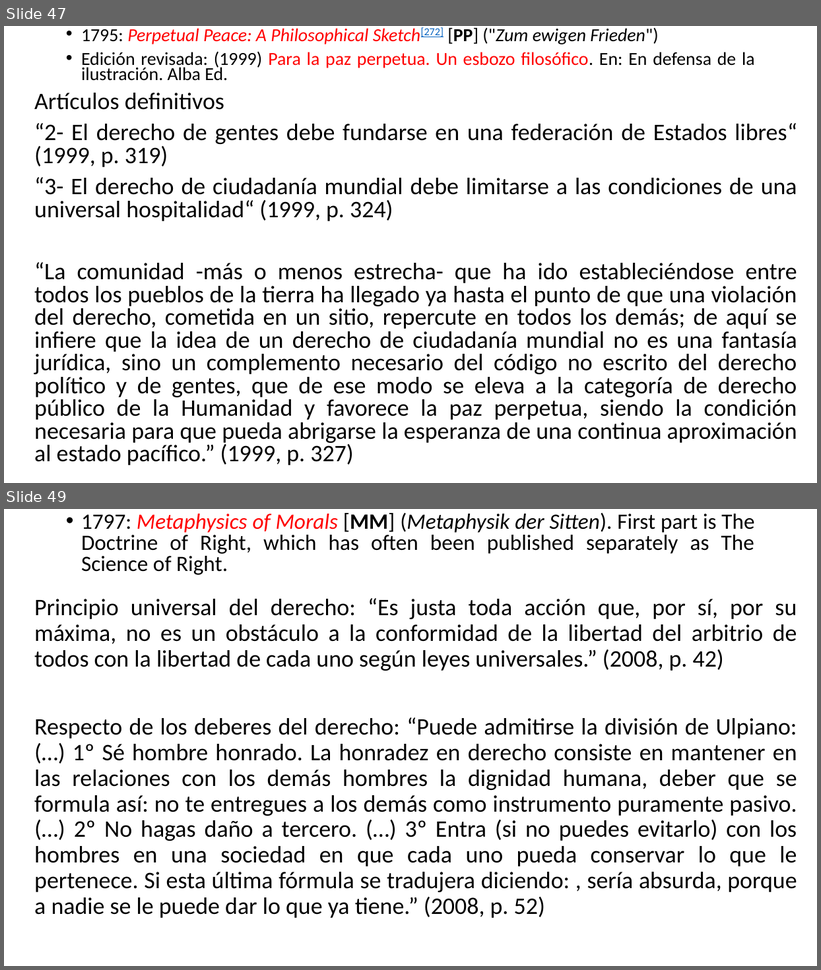
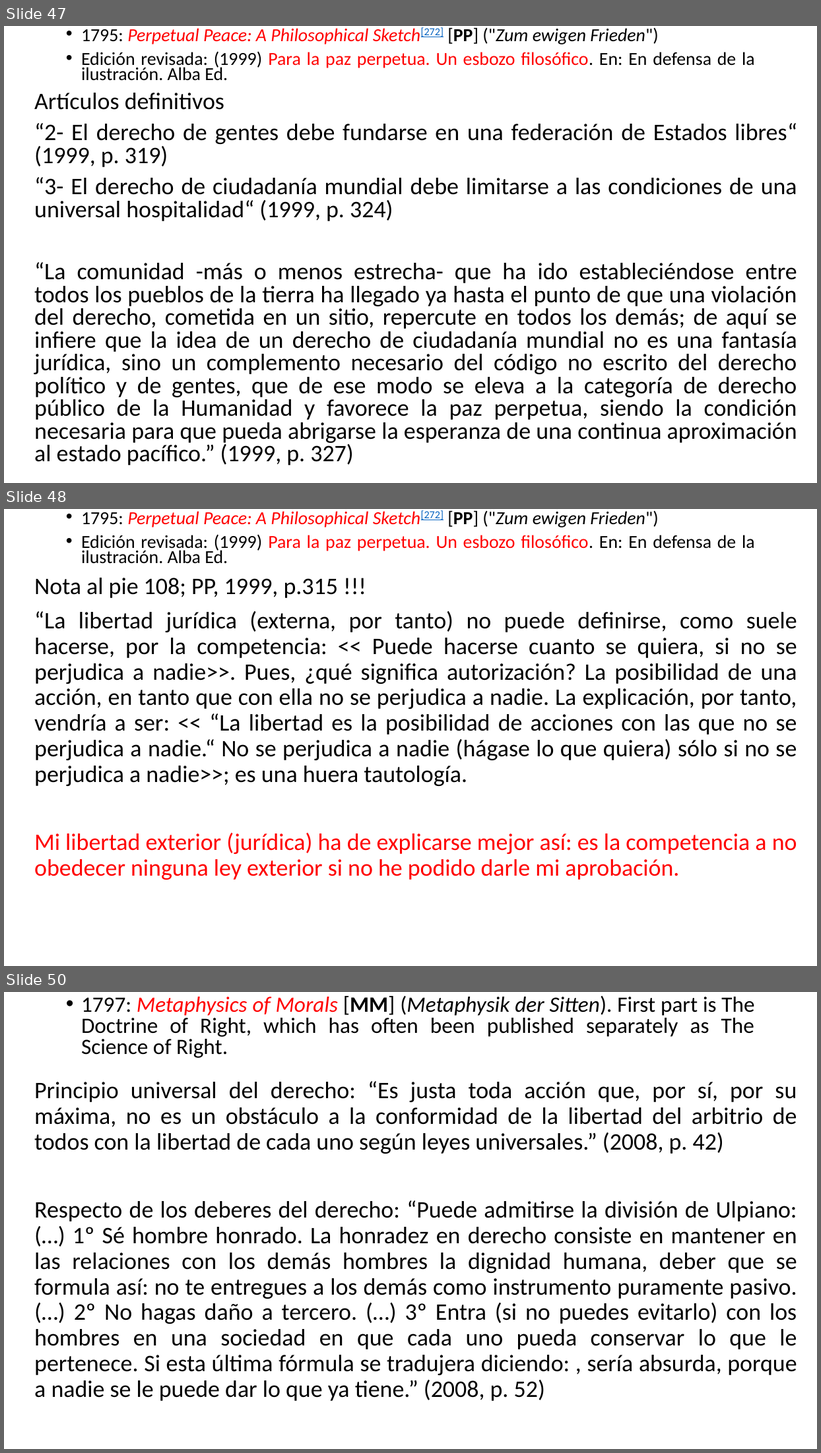
Before and after one commit to zaboltar/ArchaeologyJourney, a slide deck: DigSite/New Arcaism/uarm 2025 2/kant republica ciudadanía.pptx. Shown one above the other, each under a label of ours: slides 47 and 49 before the commit, slides 47, 48 and 50 after it; the slides between them are not shown. The pictures are 821x970 and 821x1453 pixels, drawn with LibreOffice and Linux fonts; fonts in the diff are those of the drawing. Boxes give left, top, right and bottom in pixels: in the first picture for what was removed or moved away, otherwise in the second. Text is boxed around its words. In the diff, an @@ line names an element or a change of style, - is before the commit and + after.

```diff
--- a/DigSite/New Arcaism/uarm 2025 2/kant republica ciudadanía.pptx
+++ b/DigSite/New Arcaism/uarm 2025 2/kant republica ciudadanía.pptx
@@ slide 48 added at <box>4,509,817,966</box>, background #FFFFFF @@
@@ text added at <box>81,510,755,564</box>, 21.7 pt, text #000000 @@
+• 1795: Perpetual Peace: A Philosophical Sketch[272] [PP] ("Zum ewigen Frieden")
+• Edición revisada: (1999) Para la paz perpetua. Un esbozo filosófico. En: En defensa de la ilustración. Alba Ed.
@@ text added at <box>34,578,797,880</box>, 28 pt, text #000000 @@
+Nota al pie 108; PP, 1999, p.315 !!!
+“La libertad jurídica (externa, por tanto) no puede definirse, como suele hacerse, por la competencia: << Puede hacerse cuanto se quiera, si no se perjudica a nadie>>. Pues, ¿qué significa autorización? La posibilidad de una acción, en tanto que con ella no se perjudica a nadie. La explicación, por tanto, vendría a ser: << “La libertad es la posibilidad de acciones con las que no se perjudica a nadie.“ No se perjudica a nadie (hágase lo que quiera) sólo si no se perjudica a nadie>>; es una huera tautología.
+Mi libertad exterior (jurídica) ha de explicarse mejor así: es la competencia a no obedecer ninguna ley exterior si no he podido darle mi aprobación.
@@ what was slide 49 is now slide 50 @@
```
Also in this commit, not shown: 16 other files.
